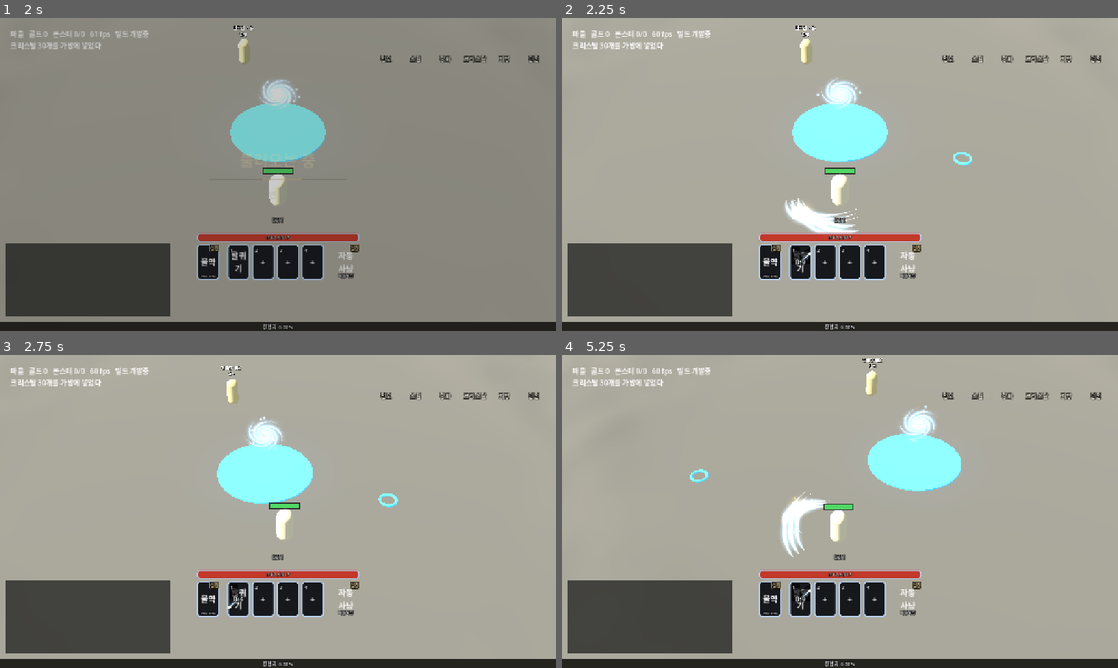
Above: before the commit, frames 1-4 (two rows, left to right).
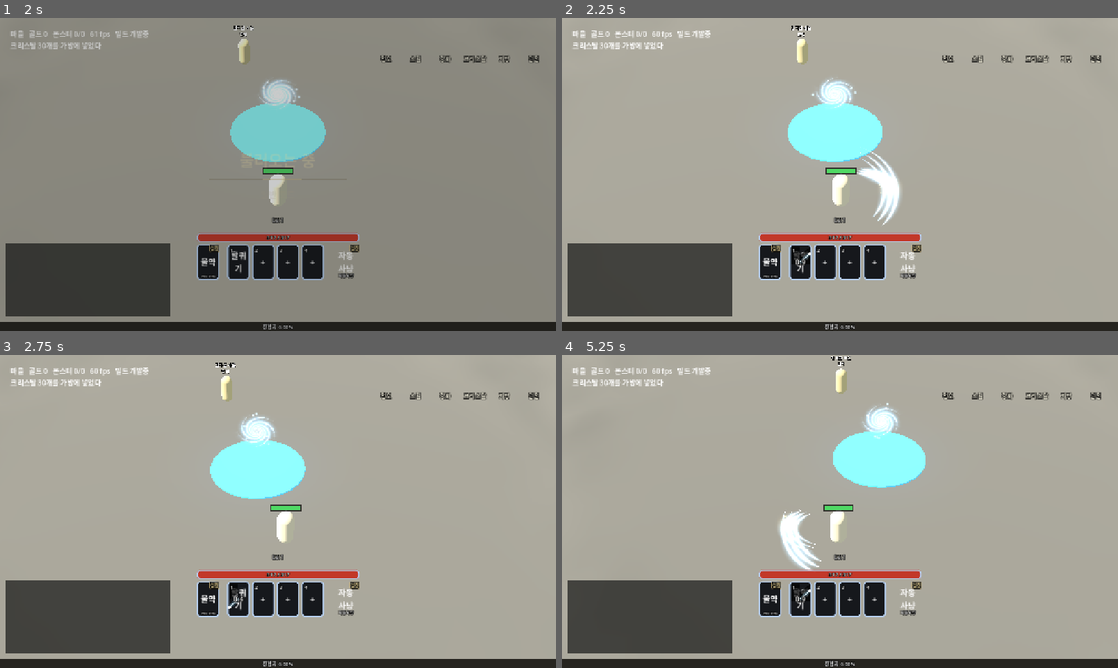
Above: after the commit, the same moments.

Repository: gogoalswo/MMORPG
Game: Godot game, scene res://start.tscn
Same seed, same stepped clock (60 frames per second), same inputs: the game is played once before the commit and once after it.
Inputs (mouse positions are in pixels of both pictures, inside the frame that each line leads up to):
- Up to frame 1 (2 s): click (278, 130) at 0.52 s; type "12" at 0.6 s; click (278, 196) at 1.27 s
- Up to frame 2 (2.25 s): tap Enter at 2 s; move the mouse to (962, 158) at 2.02 s; hold D from 2.03 s (still down); tap 1 at 2.1 s; click (962, 158) at 2.17 s
- Up to frame 3 (2.75 s): keep holding D
- Up to frame 4 (5.25 s): release D at 2.75 s; drag from (728, 527) to (812, 574) at 2.77 s; move the mouse to (895, 442) at 3.52 s; hold D 3.53-4.25 s; tap 1 at 3.6, 5.1 s; drag from (812, 574) to (673, 464) at 4.27 s; move the mouse to (1006, 558) at 5.02 s; hold A from 5.03 s (still down)

Frame 1 is identical in both runs. In frame 2, 2.6% of the frame differs, in the area x 40-74%, y 2-69%; in frame 3, 1.7%; in frame 4, 4.4%, in the area x 23-72%, y 0-69%.

Commit message:
WASD 이동 — 화면 기준 방향, 누른 목표보다 먼저, 채팅 중엔 멈춤
PC 에서 키보드로 걷게 한다. 카메라가 대각선이라 세계 축이 아니라 카메라 방향을
바닥에 눕혀 쓴다. wasd_test 로 방향·멈춤·채팅 중 무시를 확인한다.

Co-Authored-By: Claude Opus 5.5 <noreply@anthropic.com>
Claude-Session: https://claude.ai/code/session_01Cid9Do8GwT9EfGAxCguHbQ

Diff:
--- a/godot/game/game.gd
+++ b/godot/game/game.gd
@@ -4494,6 +4494,16 @@
 func _send_input(delta: float) -> void:
 	if _zone_node == null or _am_dead():
 		return
+	# 키보드가 쥐고 있으면 그게 먼저다. 누른 목표·쫓던 놈은 내려놓는다 — 골라 둔 놈은 그대로
+	var keys := _key_dir()
+	if keys != Vector2.ZERO:
+		_target_mob = ""
+		_target = Vector3.INF
+		_holding = false
+		_stuck_at = Vector3.INF
+		_marker.visible = false
+		_move(keys, delta)
+		return
 	if _target_mob != "":
 		_chase_and_hit(delta)
 		return
@@ -4514,6 +4524,22 @@
 		_marker.visible = false
 		return
 	_move(to.normalized(), delta)
+
+
+## WASD 로 걸을 방향 (x, z). **화면 기준**이다 — W 는 화면 위쪽, D 는 화면 오른쪽.
+## 카메라가 대각선으로 보므로 세계 축(±x, ±z)이 아니라 카메라 방향을 바닥에 눕혀 쓴다.
+## 채팅 칸에 글을 쓰는 중이면 움직이지 않는다
+func _key_dir() -> Vector2:
+	if _camera == null or get_viewport().gui_get_focus_owner() is LineEdit:
+		return Vector2.ZERO
+	var up := int(Input.is_physical_key_pressed(KEY_W)) - int(Input.is_physical_key_pressed(KEY_S))
+	var right := int(Input.is_physical_key_pressed(KEY_D)) - int(Input.is_physical_key_pressed(KEY_A))
+	if up == 0 and right == 0:
+		return Vector2.ZERO
+	var basis := _camera.global_transform.basis
+	var fwd := Vector2(-basis.z.x, -basis.z.z).normalized()
+	var side := Vector2(basis.x.x, basis.x.z).normalized()
+	return (fwd * up + side * right).normalized()
 
 
 ## 걷는데 발이 안 나가나. **막힌 채 이동 입력을 계속 보내면 자동 사냥이 영영 쉰다** —
--- /dev/null
+++ b/godot/tests/wasd_test.gd
@@ -0,0 +1,107 @@
+extends SceneTree
+
+## WASD 로 걷는지 본다. W 는 화면 위쪽(카메라가 보는 쪽)이고, 떼면 멈추며,
+## 채팅 칸에 글을 쓰는 중에는 움직이지 않는다.
+##
+##   godot --headless --path godot --script tests/wasd_test.gd
+
+var _failed := 0
+
+
+func _init() -> void:
+	Save.clear()
+	root.call_deferred("add_child", load("res://main.tscn").instantiate())
+	_run.call_deferred()
+
+
+func _run() -> void:
+	await process_frame
+	var game: Node3D = root.get_node("Game")
+	await process_frame
+
+	# W — 카메라가 보는 쪽으로 간다
+	var before := _me(game)
+	_key(KEY_W, true)
+	for i in 60:
+		await process_frame
+	_key(KEY_W, false)
+	var after := _me(game)
+	var moved := Vector2(after.x - before.x, after.z - before.z)
+	var basis: Basis = game._camera.global_transform.basis
+	var fwd := Vector2(-basis.z.x, -basis.z.z).normalized()
+	if moved.length() < 0.5:
+		print("  실패: W 를 눌렀는데 안 움직였다 (%.3f m)" % moved.length())
+		_failed += 1
+	elif moved.normalized().dot(fwd) < 0.9:
+		print("  실패: W 가 화면 위쪽이 아니다 (간 쪽 %s, 카메라 앞 %s)" % [moved.normalized(), fwd])
+		_failed += 1
+	else:
+		print("  W 1초 동안 %.2f m, 카메라 앞과 %.2f" % [moved.length(), moved.normalized().dot(fwd)])
+
+	# 떼면 멈춘다
+	for i in 10:
+		await process_frame
+	var still := _me(game)
+	for i in 30:
+		await process_frame
+	if Vector2(_me(game).x - still.x, _me(game).z - still.z).length() > 0.05:
+		print("  실패: W 를 뗐는데 계속 걷는다")
+		_failed += 1
+
+	# D — 화면 오른쪽
+	before = _me(game)
+	_key(KEY_D, true)
+	for i in 60:
+		await process_frame
+	_key(KEY_D, false)
+	moved = Vector2(_me(game).x - before.x, _me(game).z - before.z)
+	var side := Vector2(basis.x.x, basis.x.z).normalized()
+	if moved.length() < 0.5 or moved.normalized().dot(side) < 0.9:
+		print("  실패: D 가 화면 오른쪽이 아니다 (%.2f m, %s)" % [moved.length(), moved.normalized()])
+		_failed += 1
+
+	# 땅을 눌러 걷던 중에 키를 잡으면 목표를 내려놓는다
+	game._set_target(_me(game) + Vector3(5, 0, 0))
+	_key(KEY_S, true)
+	await process_frame
+	await process_frame
+	_key(KEY_S, false)
+	if game._target != Vector3.INF:
+		print("  실패: 키로 걸었는데 눌러 둔 목표가 남았다")
+		_failed += 1
+
+	# 채팅 칸에 쓰는 중이면 안 움직인다
+	for i in 10:
+		await process_frame
+	var typing := LineEdit.new()
+	game.add_child(typing)
+	typing.grab_focus()
+	before = _me(game)
+	_key(KEY_W, true)
+	for i in 30:
+		await process_frame
+	_key(KEY_W, false)
+	if Vector2(_me(game).x - before.x, _me(game).z - before.z).length() > 0.05:
+		print("  실패: 채팅 칸에 쓰는 중인데 걸었다")
+		_failed += 1
+
+	if _failed == 0:
+		print("WASD 이동: 통과")
+		quit(0)
+	else:
+		print("WASD 이동: 실패 %d" % _failed)
+		quit(1)
+
+
+func _key(code: Key, down: bool) -> void:
+	var ev := InputEventKey.new()
+	ev.physical_keycode = code
+	ev.keycode = code
+	ev.pressed = down
+	Input.parse_input_event(ev)
+
+
+func _me(game: Node3D) -> Vector3:
+	var players: Dictionary = game._transport.snapshot().get("players", {})
+	var me: Dictionary = players.get(game._transport.my_id(), {})
+	return Vector3(me.get("x", 0.0), 0, me.get("z", 0.0)) if not me.is_empty() else Vector3.ZERO
Not shown, added: godot/tests/wasd_test.gd.uid
Not shown, changed: docs/features/godot-migration.md
